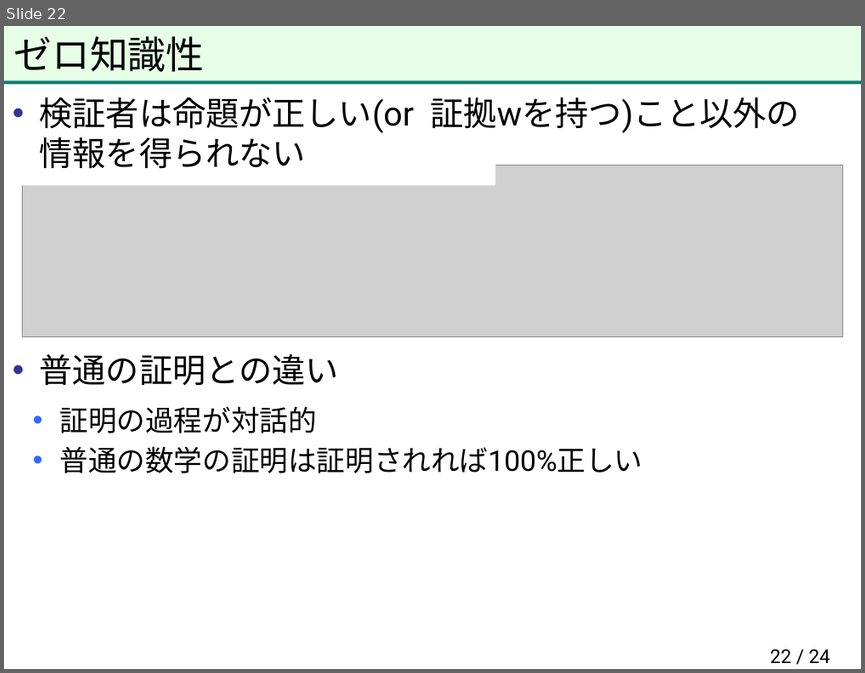
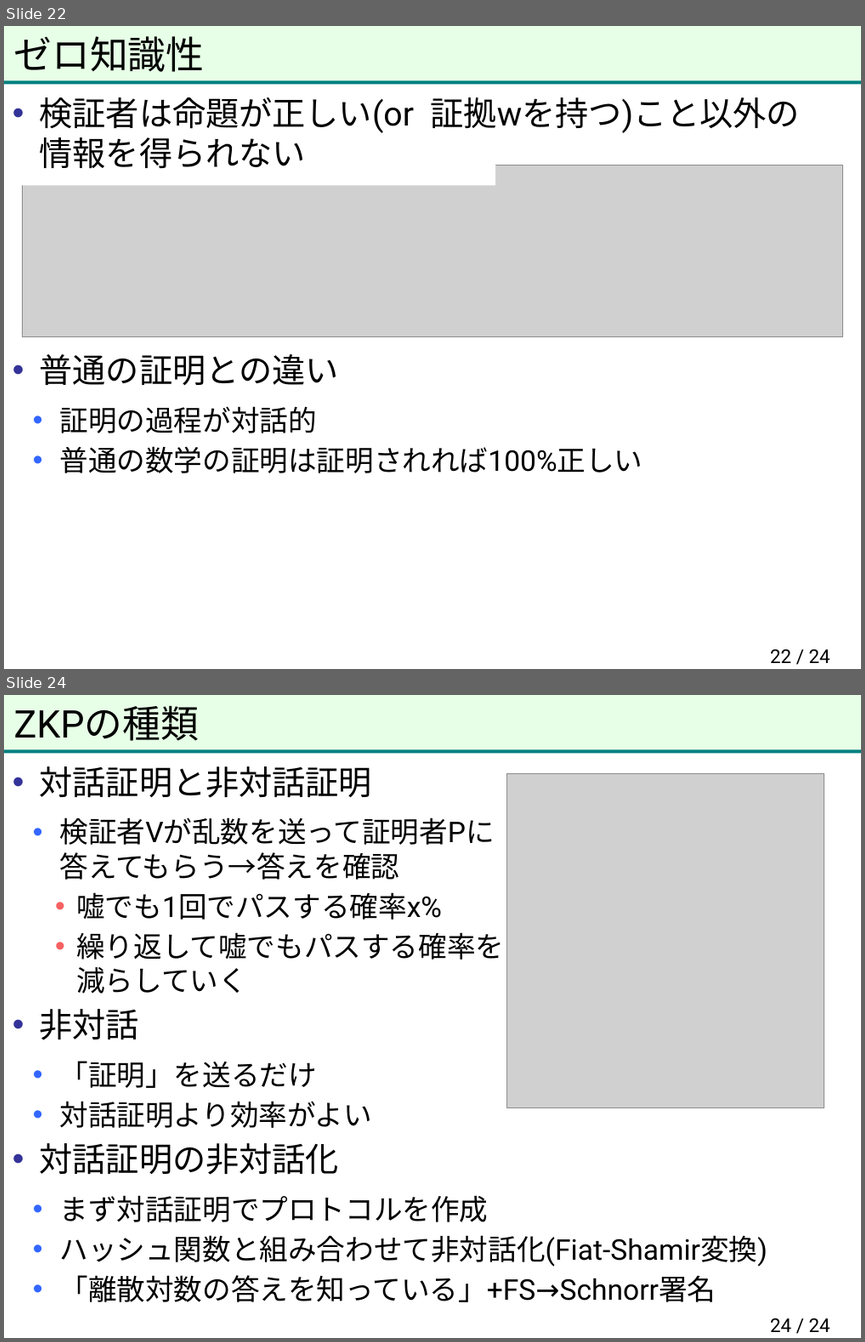
Before and after one commit to herumi/anninbon, a slide deck: lec/anninbon11.pptx. Shown one above the other, each under a label of ours: slide 22 before the commit, slides 22 and 24 after it; the slides between them are not shown. The pictures are 865x673 and 865x1342 pixels, drawn with LibreOffice and Linux fonts; fonts in the diff are those of the drawing; grey boxes stand for pictures; background and template pictures are left out. Boxes give left, top, right and bottom in pixels: in the first picture for what was removed or moved away, otherwise in the second. Text is boxed around its words. In the diff, an @@ line names an element or a change of style, - is before the commit and + after.

```diff
--- a/lec/anninbon11.pptx
+++ b/lec/anninbon11.pptx
@@ slide 24 added at (4, 695, 861, 1338), background #FFFFFF; not listed: 2 template elements that a slide beside it also shows @@
@@ title added at (14, 706, 200, 741), 32 pt, text #000000 @@
+ZKPの種類
@@ text added at (40, 766, 767, 1302), 24 pt, text #000000 @@
+• 対話証明と非対話証明
+  • 検証者Vが乱数を送って証明者Pに
+    答えてもらう→答えを確認
+    • 嘘でも1回でパスする確率x%
+    • 繰り返して嘘でもパスする確率を
+      減らしていく
+• 非対話
+  • 「証明」を送るだけ
+  • 対話証明より効率がよい
+• 対話証明の非対話化
+  • まず対話証明でプロトコルを作成
+  • ハッシュ関数と組み合わせて非対話化(Fiat-Shamir変換)
+  • 「離散対数の答えを知っている」+FS→Schnorr署名
@@ picture added at (507, 774, 824, 1108) @@
@@ page number added at (770, 1318, 830, 1332), 16 pt, text #000000 @@
+24 / 24
```
Also in this commit, not shown: 1 slide changed, 2 other slides added.
